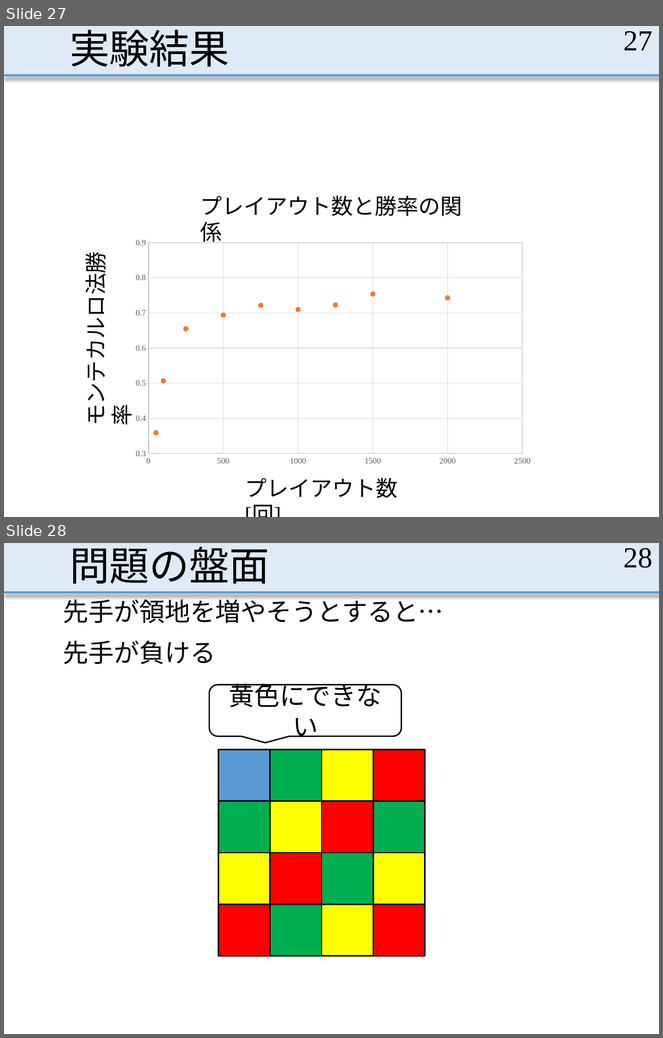
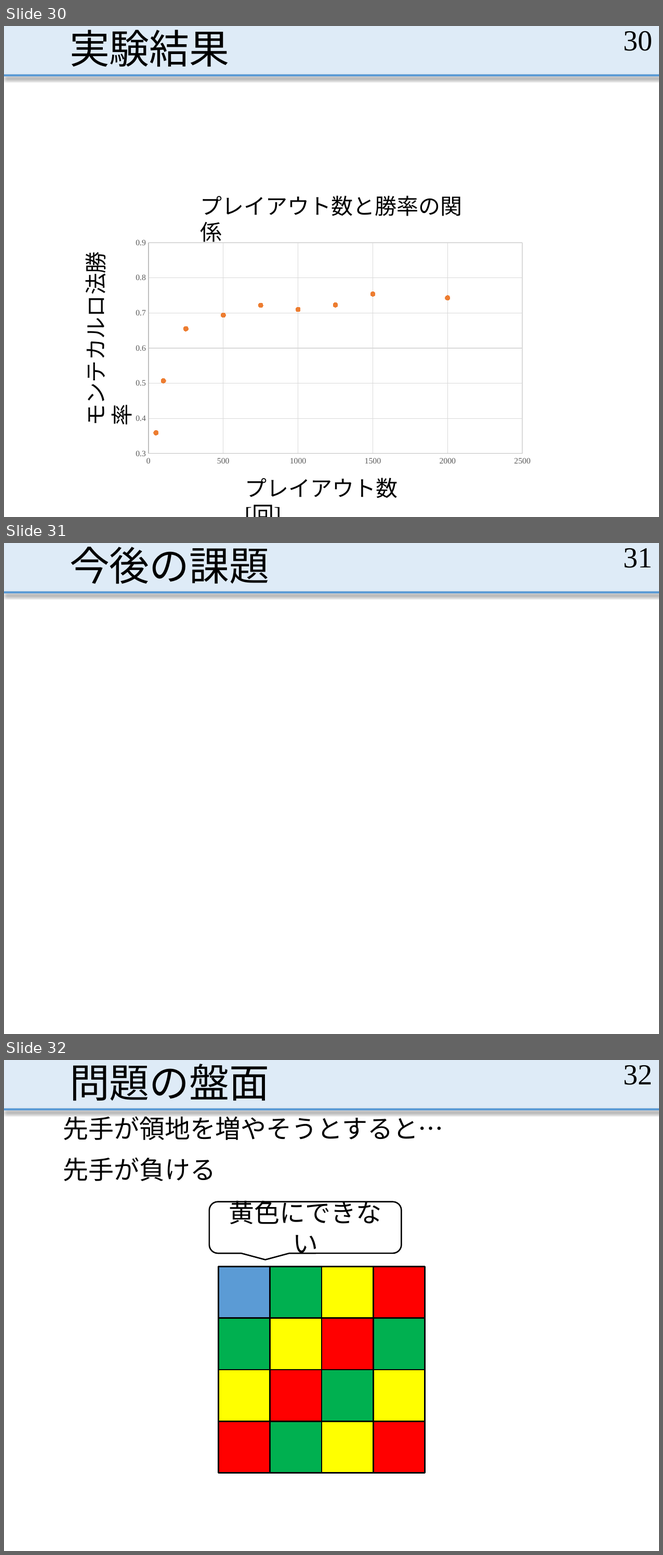
Before and after one commit to MasayaOda/SR, a slide deck: 中間発表1210.pptx. Shown one above the other, each under a label of ours: slides 27 and 28 before the commit, slides 30, 31 and 32 after it. The pictures are 663x1038 and 663x1555 pixels, drawn with LibreOffice and Linux fonts; fonts in the diff are those of the drawing. Boxes give left, top, right and bottom in pixels: in the first picture for what was removed or moved away, otherwise in the second. Text is boxed around its words. In the diff, an @@ line names an element or a change of style, - is before the commit and + after.

```diff
--- a/中間発表1210.pptx
+++ b/中間発表1210.pptx
@@ slide 31 added at (4, 543, 659, 1034), background #FFFFFF; not listed: 2 template elements that a slide beside it also shows @@
@@ title added at (70, 547, 270, 584), 44 pt, text #000000 @@
+今後の課題
@@ page number added at (623, 548, 652, 568), 32 pt, text #000000 @@
+31
@@ what was slide 27 is now slide 30 @@
@@ page number at (623, 31, 652, 51): text changed @@
-27
+30
@@ what was slide 28 is now slide 32 @@
@@ page number at (623, 1065, 652, 1085): text changed @@
-28
+32
```
Also in this commit, not shown: 8 slides changed, 2 other slides added.
